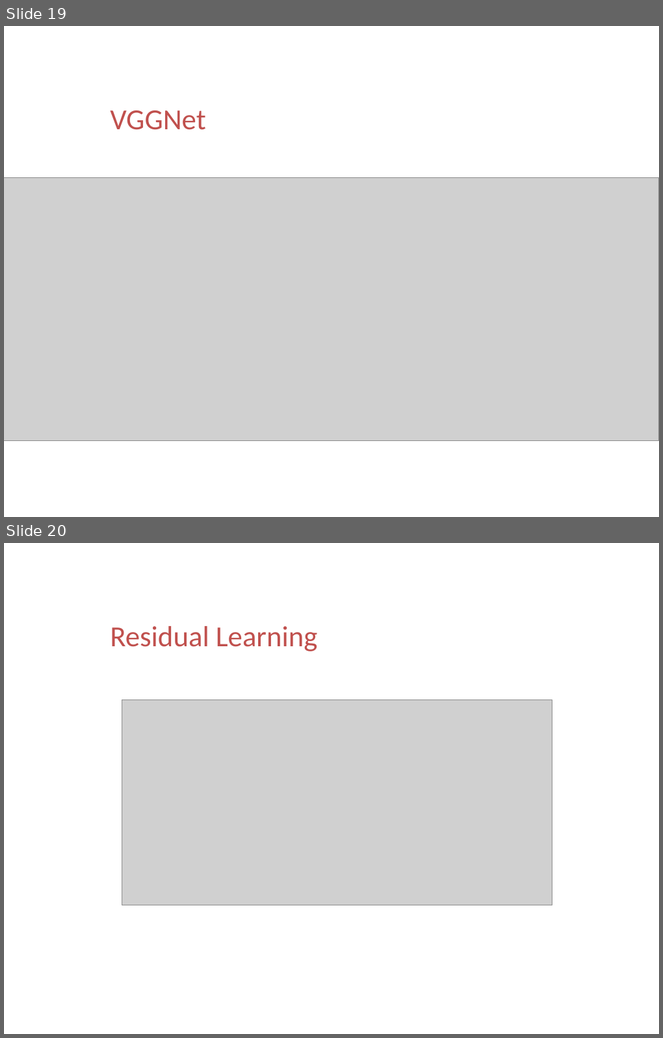
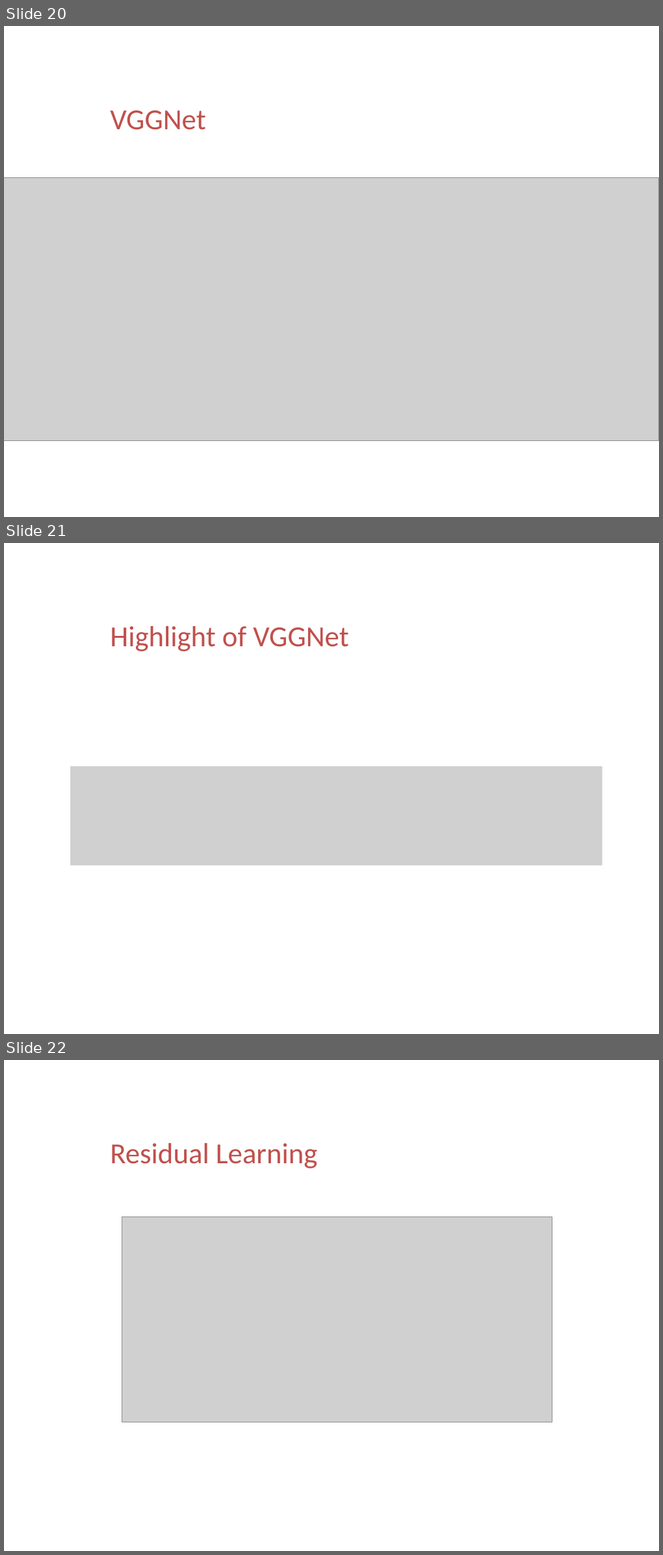
Before and after one commit to ttomchy/CV_2Project, a slide deck: presentation.pptx. Shown one above the other, each under a label of ours: slides 19 and 20 before the commit, slides 20, 21 and 22 after it. The pictures are 663x1038 and 663x1555 pixels, drawn with LibreOffice and Linux fonts; fonts in the diff are those of the drawing; grey boxes stand for pictures; background and template pictures are left out. Boxes give left, top, right and bottom in pixels: in the first picture for what was removed or moved away, otherwise in the second. Text is boxed around its words. In the diff, an @@ line names an element or a change of style, - is before the commit and + after.

```diff
--- a/presentation.pptx
+++ b/presentation.pptx
@@ slide 21 added at [4,543,659,1034], background picture (left out) @@
@@ text added at [110,626,348,652], 32 pt, text #C0504D @@
+Highlight of VGGNet
@@ picture added at [70,767,602,865] @@
@@ what was slide 19 is now slide 20 @@
@@ what was slide 20 is now slide 22 @@
```
Also in this commit, not shown: 1 slide changed, 2 other slides added.
